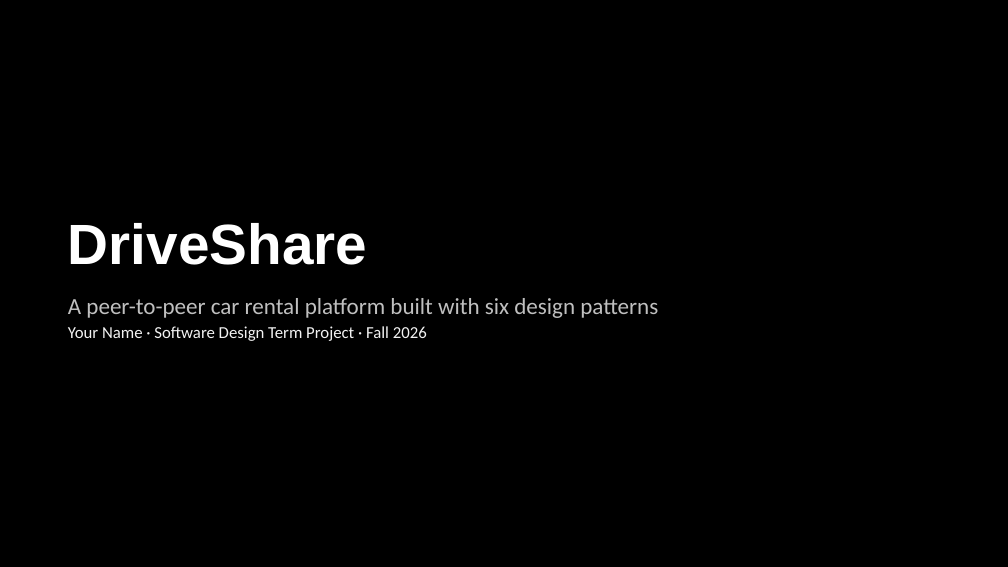
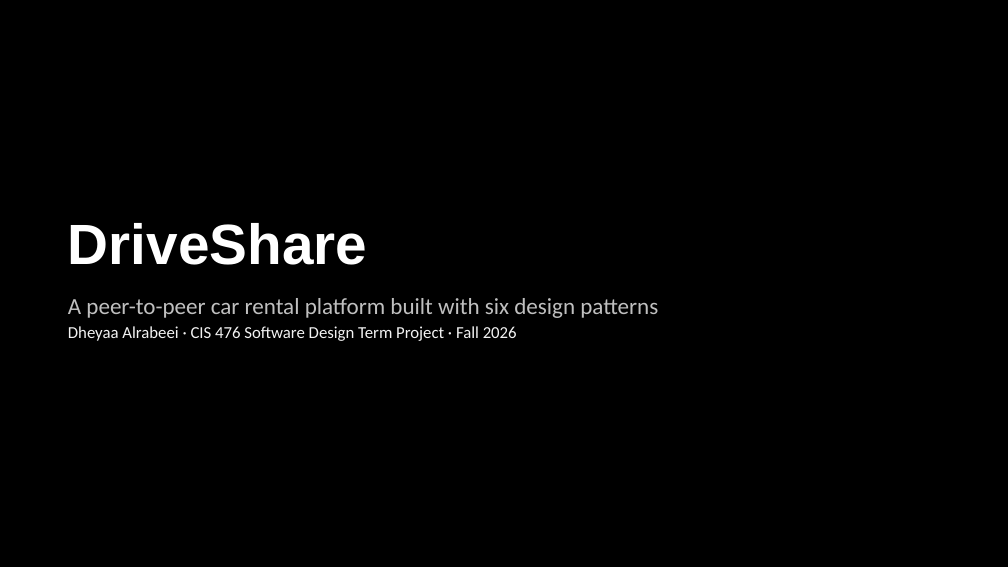
Before and after one commit to dheyaa-create/Term-Project-Cis-476-001, a slide deck: slide 1 of docs/DriveShare_Presentation.pptx. Drawn at 1008x567 pixels with LibreOffice and Linux fonts; fonts in the diff are those of the drawing. Boxes give left, top, right and bottom in pixels: in the first picture for what was removed or moved away, otherwise in the second. Text is boxed around its words. In the diff, an @@ line names an element or a change of style, - is before the commit and + after.

```diff
--- a/docs/DriveShare_Presentation.pptx
+++ b/docs/DriveShare_Presentation.pptx
@@ text at [68,326,517,341]: text changed @@
-Your Name · Software Design Term Project · Fall 2026
+Dheyaa Alrabeei · CIS 476 Software Design Term Project · Fall 2026
```
Also in this commit, not shown: 4 other slides changed, 26 other files.
